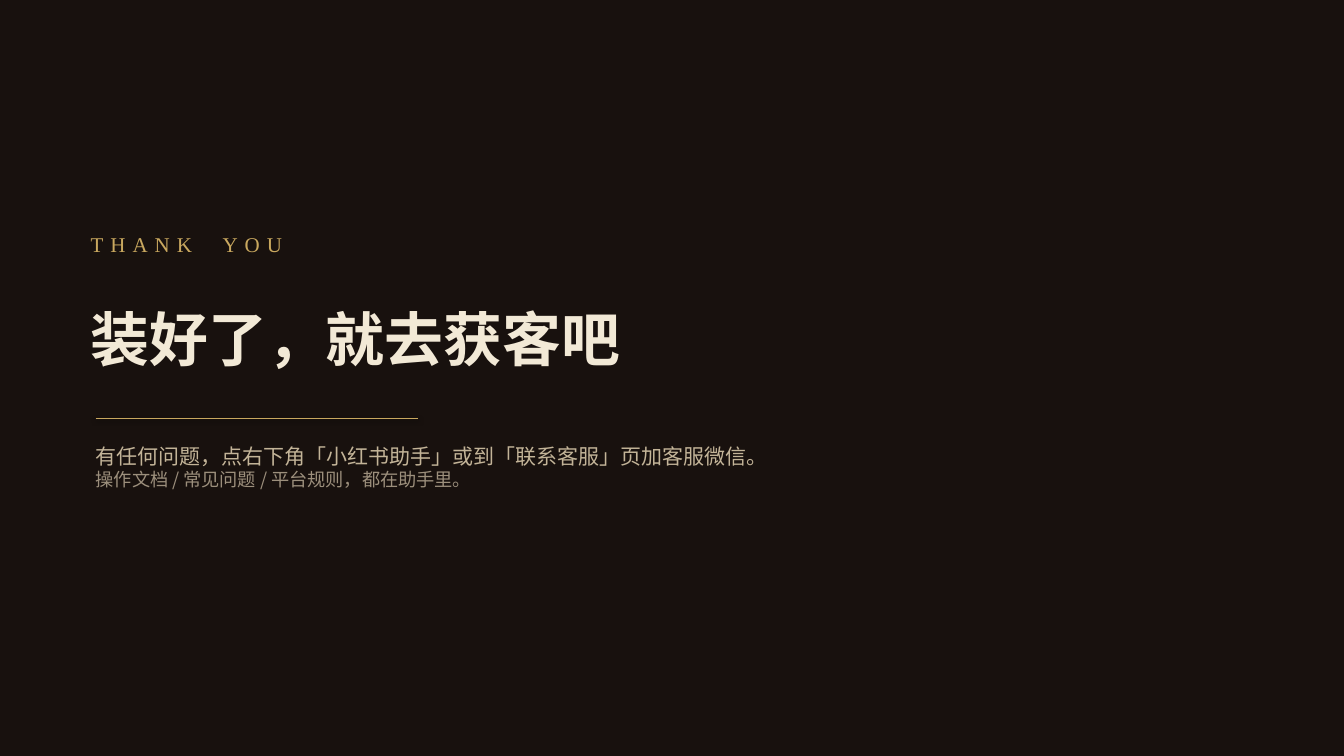
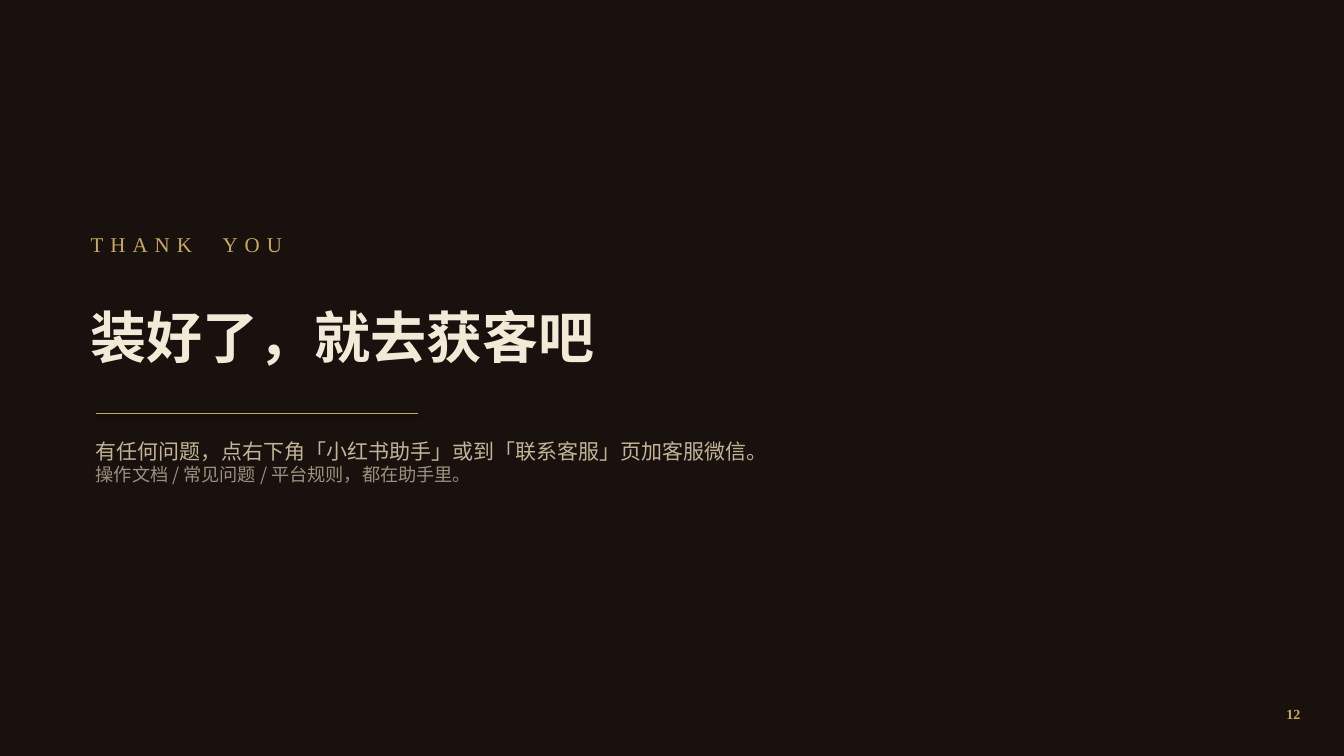
Before and after one commit to yonglin22/xhsneirongshengcheng, a slide deck: slide 13 of downloads/朱砂助手插件安装教程.pptx (slide 12 before the commit). Drawn at 1344x756 pixels with LibreOffice and Linux fonts; fonts in the diff are those of the drawing. Boxes give left, top, right and bottom in pixels: in the first picture for what was removed or moved away, otherwise in the second. Text is boxed around its words. In the diff, an @@ line names an element or a change of style, - is before the commit and + after.

```diff
--- a/downloads/朱砂助手插件安装教程.pptx
+++ b/downloads/朱砂助手插件安装教程.pptx
@@ text "装好了，就去获客吧" at (91,310,595,366): size 42 to 40 pt @@
@@ elbow line moved from (96, 418) - (418, 418) to (96, 413) - (418, 413) @@
@@ text "有任何问题，点右下角「小红书助手」或到「联系客服」页加客服微信。": place and size @@
-text "有任何问题，点右下角「小红书助手」或到「联系客服」页加客服微信。" at (96,446,768,488)
+text "有任何问题，点右下角「小红书助手」或到「联系客服」页加客服微信。" at (96,441,768,483)
@@ text added at (1286,709,1300,719), 10 pt, text #C9A85F, bold @@
+12
```
Also in this commit, not shown: 11 other slides changed, 1 slide added, 24 other files.
